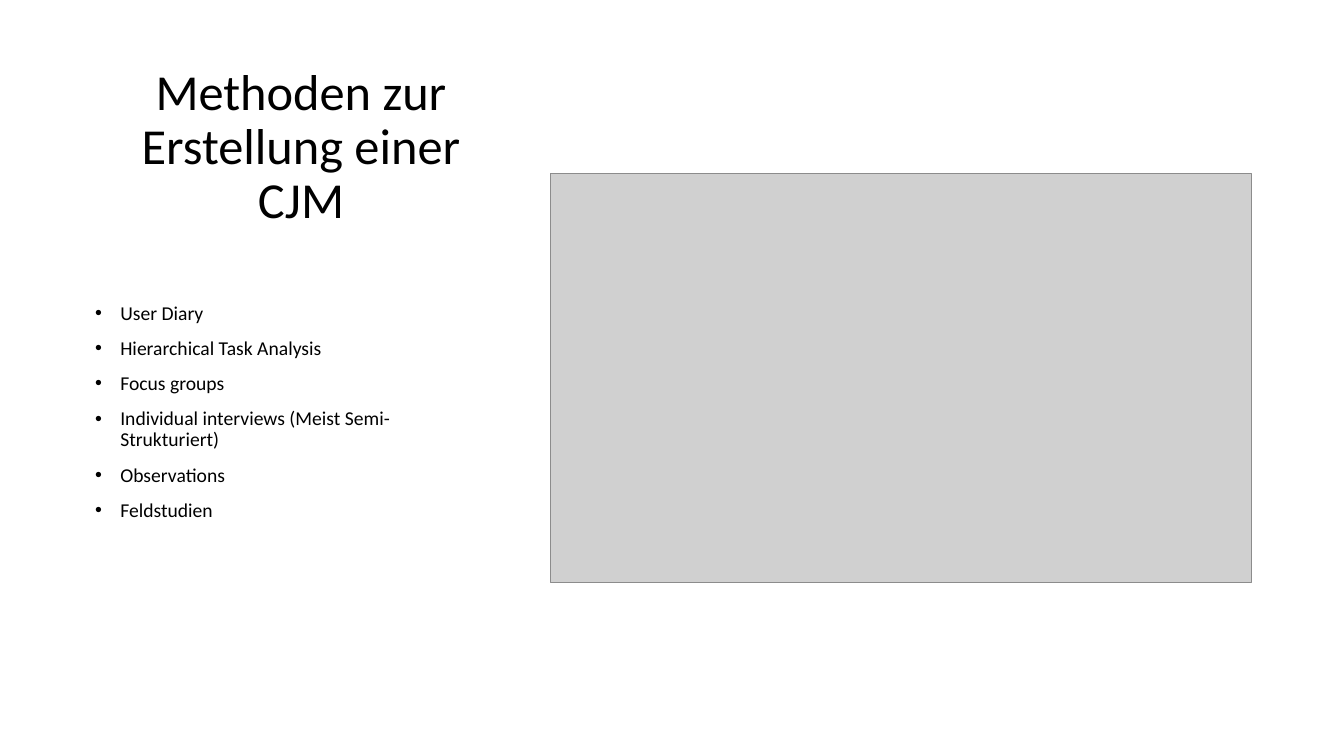
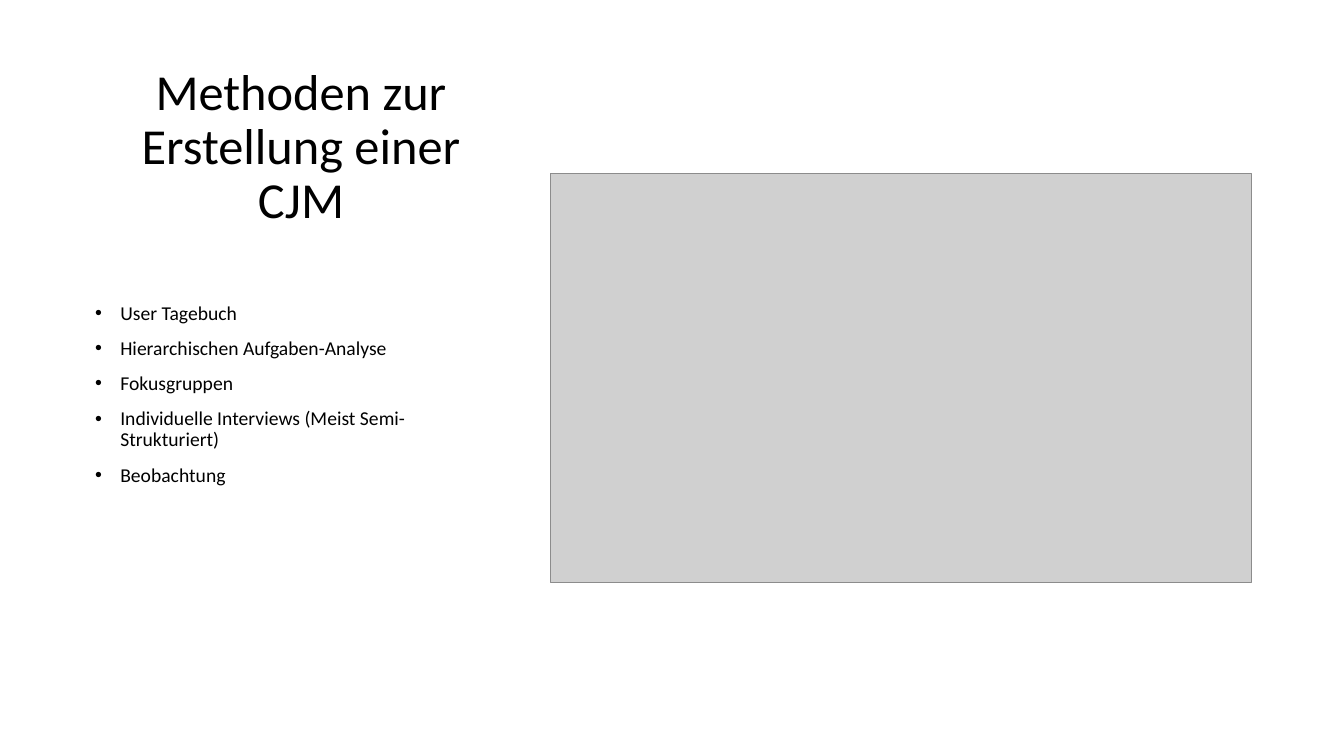
Before and after one commit to TimBoeckel/HCI-Sem-JourneyMaps, a slide deck: slide 7 of Praesentation/Präsentation_Tim.pptx. Drawn at 1344x756 pixels with LibreOffice and Linux fonts; fonts in the diff are those of the drawing; grey boxes stand for pictures. Boxes give left, top, right and bottom in pixels: in the first picture for what was removed or moved away, otherwise in the second. Text is boxed around its words. In the diff, an @@ line names an element or a change of style, - is before the commit and + after.

Commit message:
Changed English->German

```diff
--- a/Praesentation/Präsentation_Tim.pptx
+++ b/Praesentation/Präsentation_Tim.pptx
@@ text at <box>120,306,405,486</box>: text changed @@
-• User Diary
-• Hierarchical Task Analysis
-• Focus groups
-• Individual interviews (Meist Semi-Strukturiert)
-• Observations
-• Feldstudien
+• User Tagebuch
+• Hierarchischen Aufgaben-Analyse
+• Fokusgruppen
+• Individuelle Interviews (Meist Semi-Strukturiert)
+• Beobachtung
```
